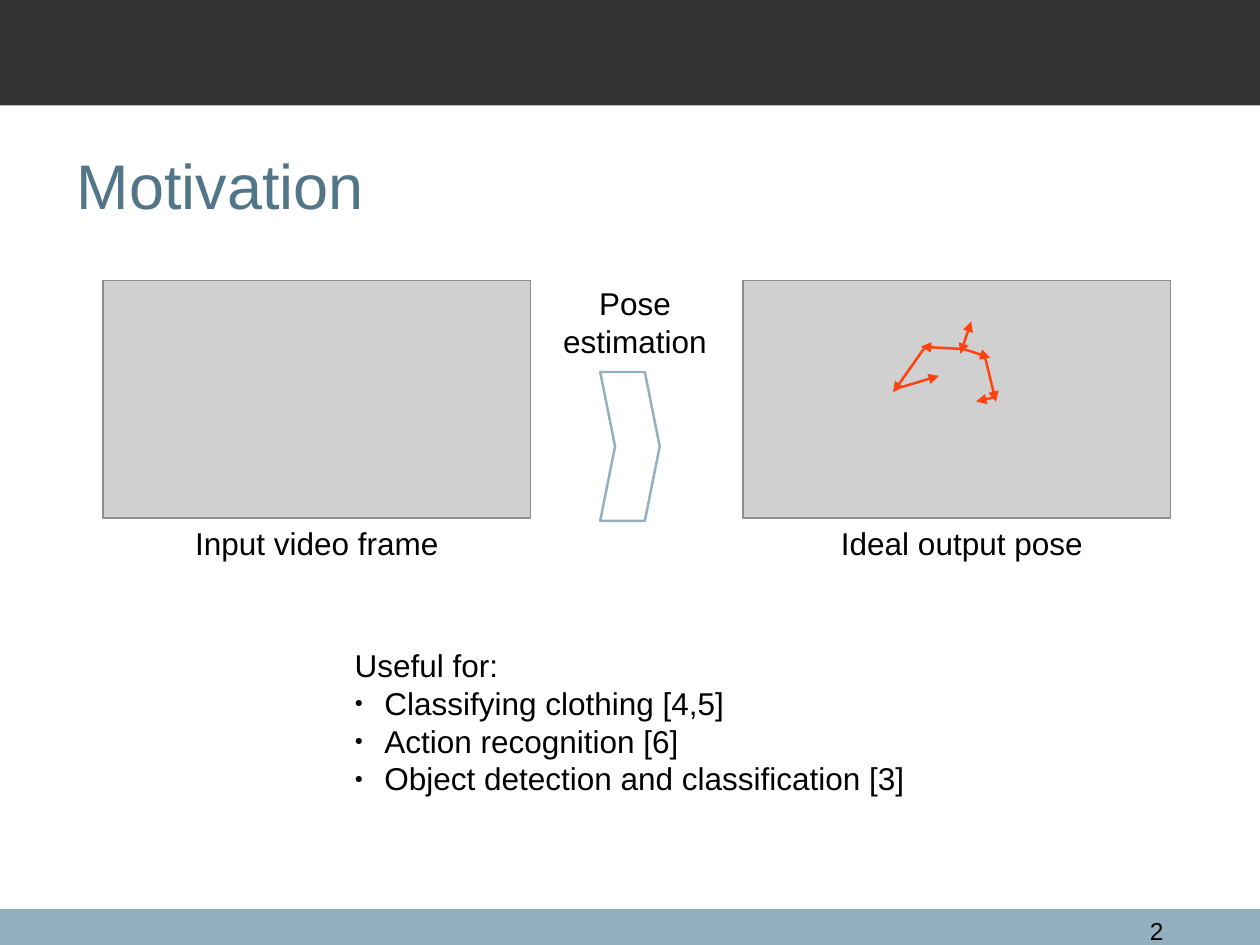
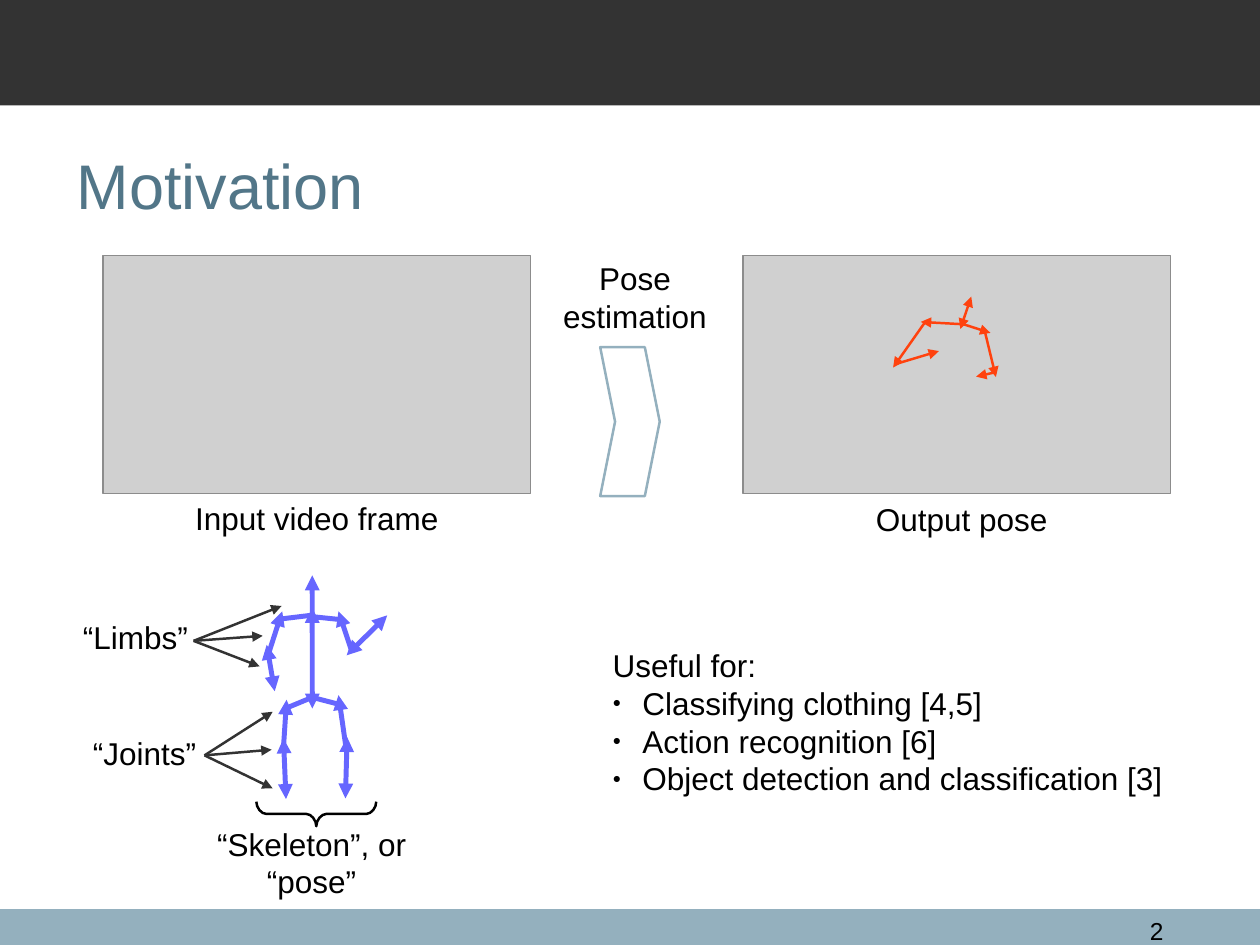
Before and after one commit to qxcv/comp2560, a slide deck: slide 2 of presentation/presentation.odp. Drawn at 1260x945 pixels with LibreOffice and Linux fonts; fonts in the diff are those of the drawing; grey boxes stand for pictures; background and template pictures are left out. Boxes give left, top, right and bottom in pixels: in the first picture for what was removed or moved away, otherwise in the second. Text is boxed around its words. In the diff, an @@ line names an element or a change of style, - is before the commit and + after.

```diff
--- a/presentation/presentation.odp
+++ b/presentation/presentation.odp
@@ 6 arrows, 2 pictures, 2 texts, 1 freeform shape, 1 double arrow: place and size @@
-6 arrows, 2 pictures, 2 texts, 1 freeform shape, 1 double arrow at (103, 281, 1172, 561)
+6 arrows, 2 pictures, 2 texts, 1 freeform shape, 1 double arrow at (103, 256, 1172, 536)
@@ text at (876, 509, 1047, 537): text changed @@
-Ideal output pose
+Output pose
@@ arrow added from (312, 616) to (312, 576), #6666FF 2.83 pt @@
@@ text added at (83, 626, 188, 650), 18 pt, text #000000 @@
+“Limbs”
@@ arrow added from (194, 641) to (281, 606), #333333 1.42 pt @@
@@ arrow added from (268, 655) to (282, 611), #6666FF 2.83 pt @@
@@ line added from (312, 615) to (278, 619), #6666FF 2.83 pt @@
@@ line added from (312, 616) to (341, 620), #6666FF 2.83 pt @@
@@ double arrow added from (312, 607) to (312, 708), #6666FF 2.83 pt @@
@@ arrow added from (352, 650) to (339, 611), #6666FF 2.83 pt @@
@@ double arrow added from (346, 655) to (387, 615), #6666FF 2.83 pt @@
@@ arrow added from (194, 641) to (263, 636), #333333 1.42 pt @@
@@ arrow added from (194, 641) to (260, 667), #333333 1.42 pt @@
@@ double arrow added from (267, 645) to (275, 692), #6666FF 2.83 pt @@
@@ text "Useful for:": place and size @@
-text "Useful for:" at (355, 654, 904, 796)
+text "Useful for:" at (613, 654, 1162, 796)
@@ arrow added from (204, 755) to (272, 712), #333333 1.42 pt @@
@@ arrow added from (284, 747) to (286, 699), #6666FF 2.83 pt @@
@@ line added from (312, 697) to (285, 708), #6666FF 2.83 pt @@
@@ line added from (312, 697) to (340, 704), #6666FF 2.83 pt @@
@@ arrow added from (346, 747) to (339, 696), #6666FF 2.83 pt @@
@@ text added at (93, 742, 196, 766), 18 pt, text #000000 @@
+“Joints”
@@ double arrow added from (284, 738) to (286, 799), #6666FF 2.83 pt @@
@@ double arrow added from (348, 737) to (345, 799), #6666FF 2.83 pt @@
@@ arrow added from (204, 755) to (272, 750), #333333 1.42 pt @@
@@ arrow added from (204, 755) to (272, 789), #333333 1.42 pt @@
@@ freeform shape added at (256, 801, 375, 825), outline #000000 1.42 pt @@
@@ text added at (217, 833, 406, 899), 18 pt, text #000000 @@
+“Skeleton”, or “pose”
```
Also in this commit, not shown: 1 other slide changed, 12 slides added.
